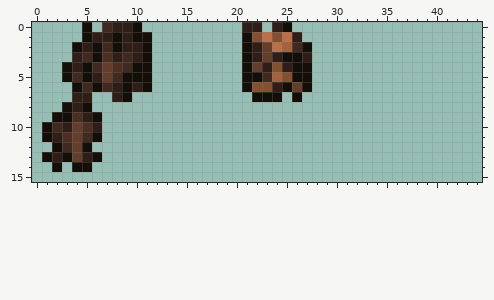
Two states of a pixel-art sprite, content/Entities/Nature/tree.stubs.00.png. The first picture shows the starting point.
The file is 64x16 pixels. Colours within 5 levels of each other are drawn and written as one. Shown: x 0..44, y 0..15.
The same view after the edit:
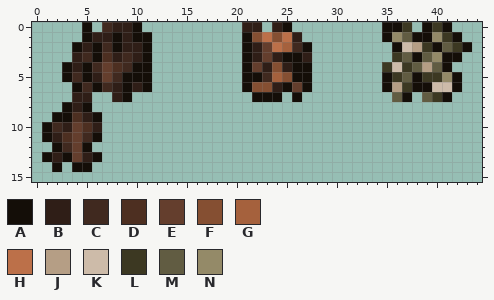
Palette (. is transparent): A #140e08  B #2f1e17  C #40291f  D #4d2f21  E #643e2d  F #854f32  G #a5613d  H #bc7049  J #b59e85  K #cdbba9  L #3c3822  M #615c42  N #948a68
Change:
y 0: x 35..37 ... -> AAL; x 39..41 ... -> ALA
y 1: x 35..42 ........ -> ANMAANLA
y 2: x 36..43 ........ -> AKJLAMLA
y 3: x 36..42 ....... -> LMAMNAA
y 4: x 35..41 ....... -> LKLMJMA
y 5: x 35..42 ........ -> ALMALLNA
y 6: x 35..42 ........ -> AJLAAKKA
y 7: x 36..37 .. -> MA; x 39..41 ... -> MLA
